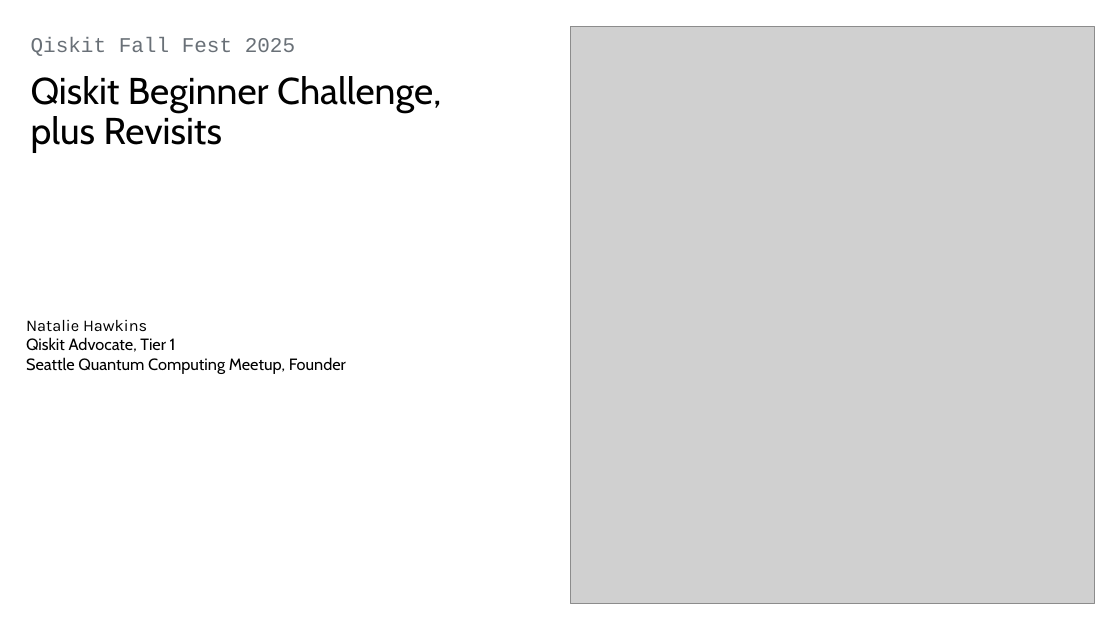
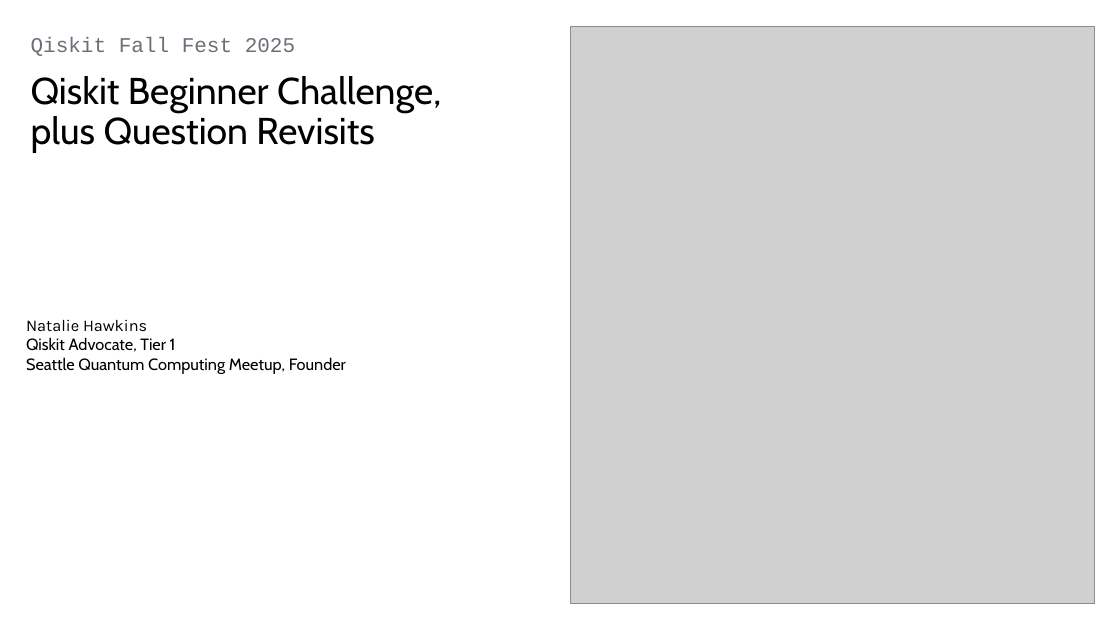
Before and after one commit to SeattleQuantumComputingMeetup/qiskit_fall_fest_2025, a slide deck: slide 1 of Qiskit_Fall_Fest_2025_Meetup_Oct_25.pptx. Drawn at 1120x630 pixels with LibreOffice and Linux fonts; fonts in the diff are those of the drawing; grey boxes stand for pictures. Boxes give left, top, right and bottom in pixels: in the first picture for what was removed or moved away, otherwise in the second. Text is boxed around its words. In the diff, an @@ line names an element or a change of style, - is before the commit and + after.

```diff
--- a/Qiskit_Fall_Fest_2025_Meetup_Oct_25.pptx
+++ b/Qiskit_Fall_Fest_2025_Meetup_Oct_25.pptx
@@ text at [31,76,441,153]: text changed @@
-Qiskit Beginner Challenge, plus Revisits
+Qiskit Beginner Challenge, plus Question Revisits
```
Also in this commit, not shown: 7 other slides changed, 4 slides added, 1 other file.
